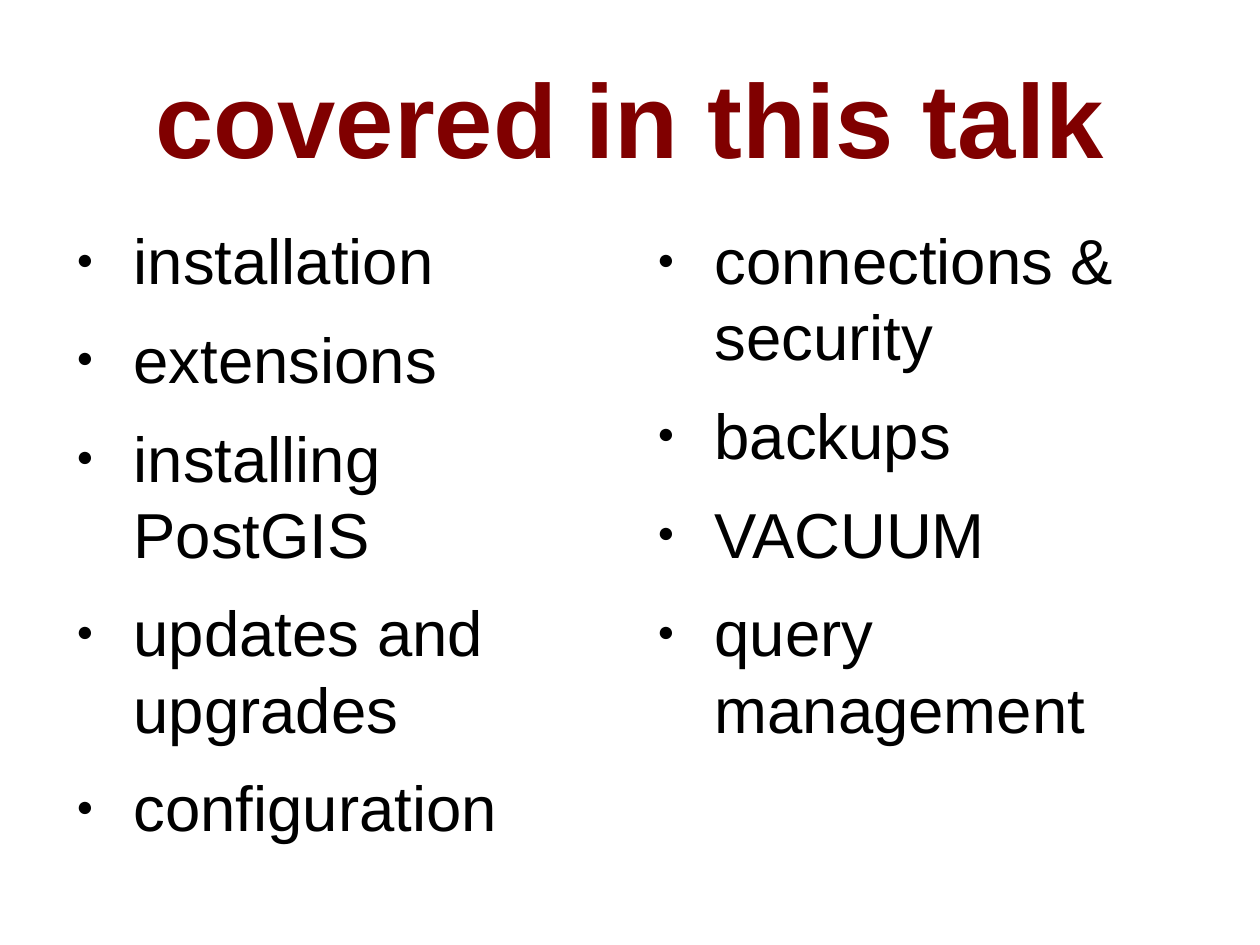
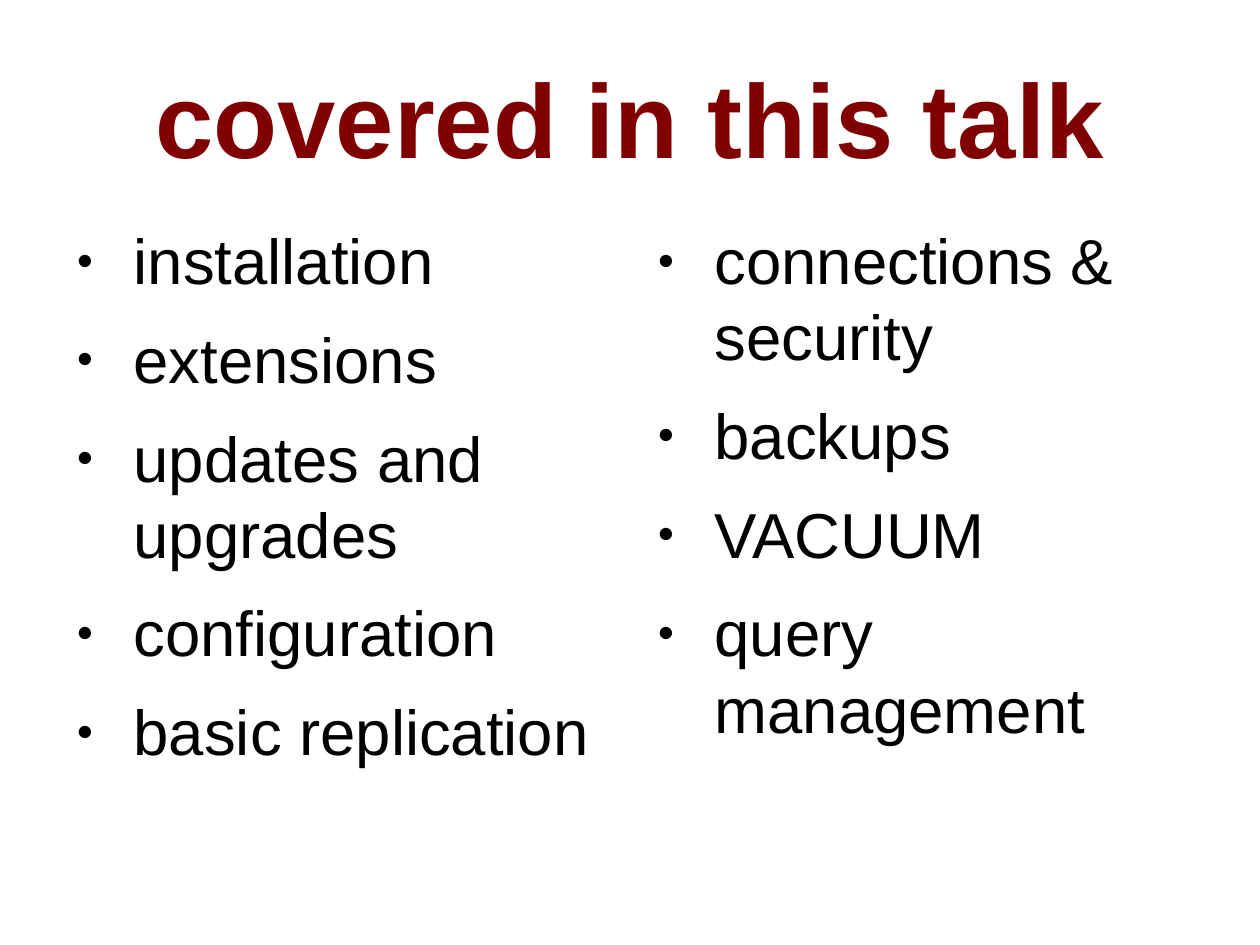
Before and after one commit to pgexperts/accidentalDBA, a slide deck: slide 3 of tutorial/accidental_dba.odp (slide 2 before the commit). Drawn at 1260x945 pixels with LibreOffice and Linux fonts; fonts in the diff are those of the drawing. Boxes give left, top, right and bottom in pixels: in the first picture for what was removed or moved away, otherwise in the second. Text is boxed around its words. In the diff, an @@ line names an element or a change of style, - is before the commit and + after.

Commit message:
Version 0.7. Removed PostGIS.  Added pg_stat_statements, PITR recovery exercise.  Ready for pgconfSV.

```diff
--- a/tutorial/accidental_dba.odp
+++ b/tutorial/accidental_dba.odp
@@ text at box(134, 436, 381, 559): paragraph removed @@
-● installing PostGIS
@@ text at box(134, 709, 588, 767): paragraph added @@
+● basic replication
```
Also in this commit, not shown: 24 other slides changed, 3 slides added, 7 slides removed, 21 other files.
